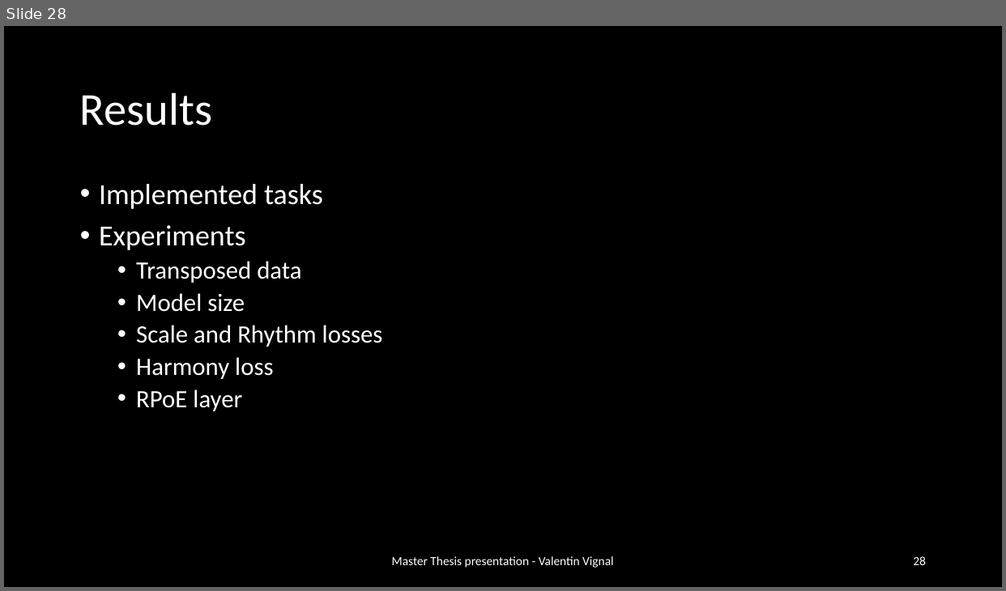
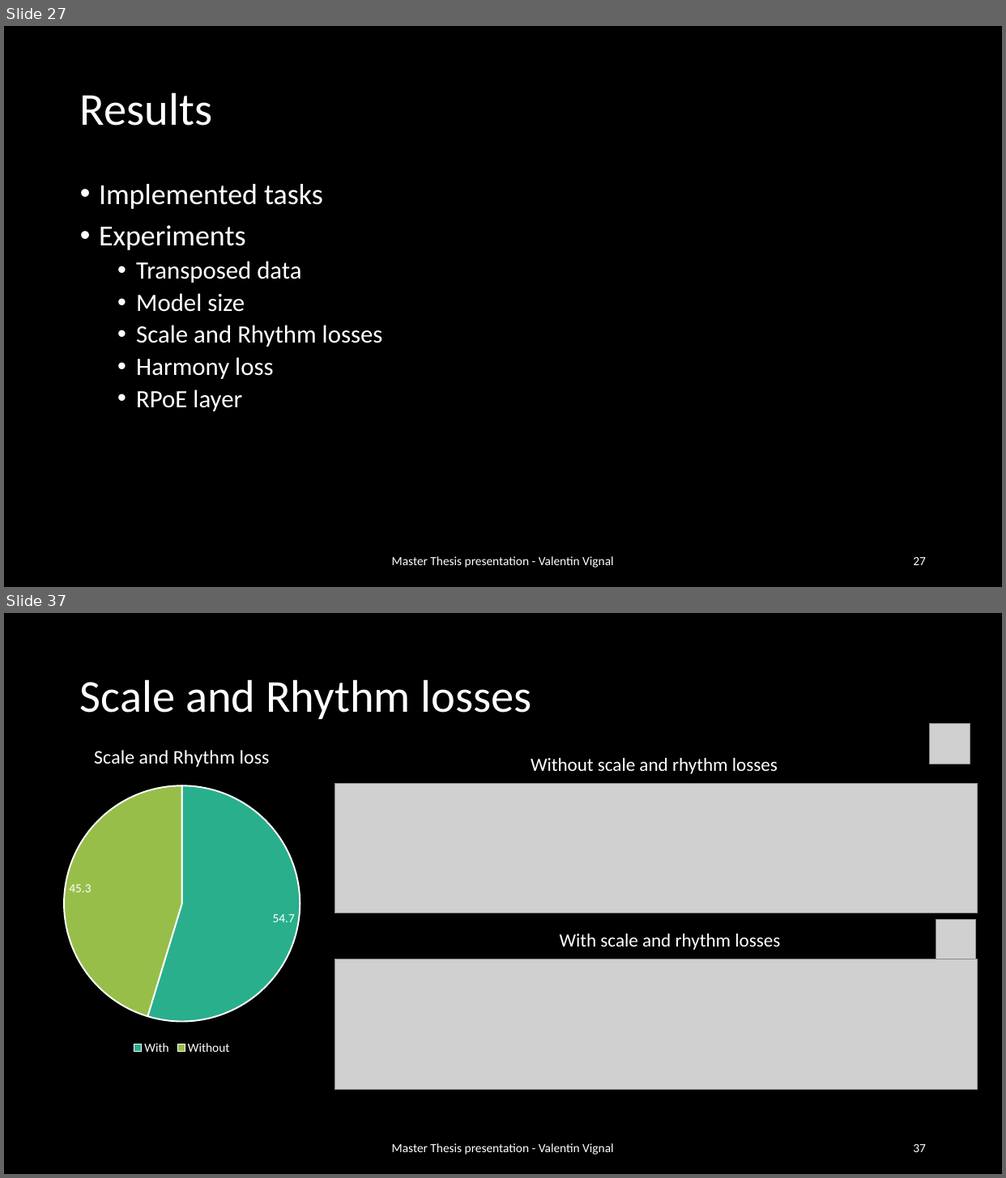
Before and after one commit to ValentinVignal/Dissertation-Report, a slide deck: Presentation/Presentation.pptx. Shown one above the other, each under a label of ours: slide 28 before the commit, slides 27 and 37 after it; the slides between them are not shown. The pictures are 1006x591 and 1006x1178 pixels, drawn with LibreOffice and Linux fonts; fonts in the diff are those of the drawing; grey boxes stand for pictures. Boxes give left, top, right and bottom in pixels: in the first picture for what was removed or moved away, otherwise in the second. Text is boxed around its words. In the diff, an @@ line names an element or a change of style, - is before the commit and + after.

```diff
--- a/Presentation/Presentation.pptx
+++ b/Presentation/Presentation.pptx
@@ slide 37 added at [4,613,1002,1174], background #000000 @@
@@ title added at [80,679,532,719], 44 pt, text #FFFFFF @@
+Scale and Rhythm losses
@@ pie chart added at [22,729,342,1059] @@
+title "Scale and Rhythm loss"
+categories: With, Without
+Scale and Rhythm loss: 54.7, 45.3
@@ picture added at [930,724,970,764] @@
@@ text added at [530,758,778,774], 18 pt, text #FFFFFF @@
+Without scale and rhythm losses
@@ picture added at [335,783,978,914] @@
@@ picture added at [936,920,976,960] @@
@@ text added at [560,934,780,950], 18 pt, text #FFFFFF @@
+With scale and rhythm losses
@@ picture added at [335,959,978,1090] @@
@@ text added at [392,1144,613,1155], 12 pt, text #FFFFFF @@
+Master Thesis presentation - Valentin Vignal
@@ page number added at [913,1144,926,1152], 12 pt, text #FFFFFF @@
+37
@@ what was slide 28 is now slide 27 @@
@@ page number at [913,557,926,565]: text changed @@
-28
+27
```
Also in this commit, not shown: 13 slides changed, 18 other slides added, 45 other files.
